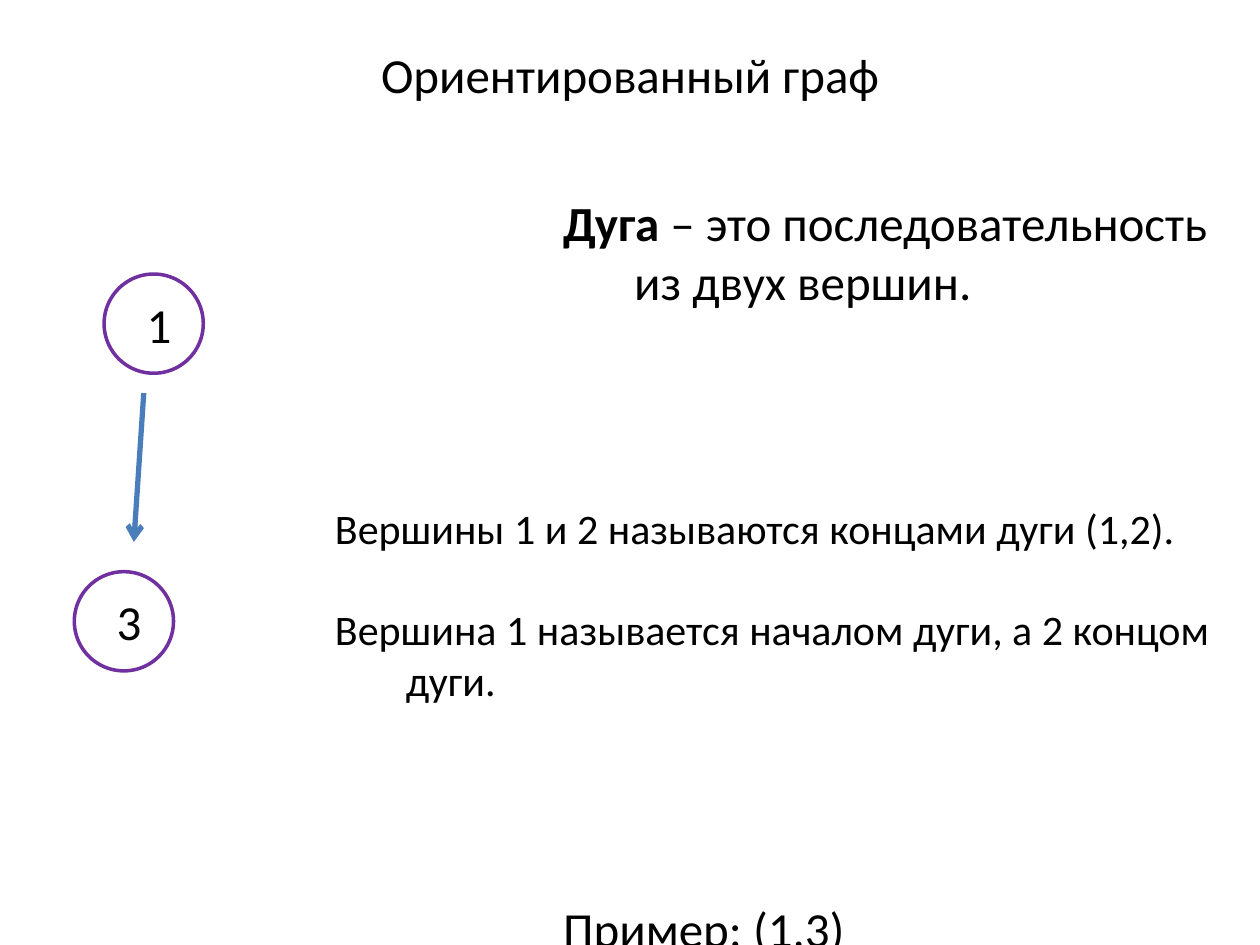
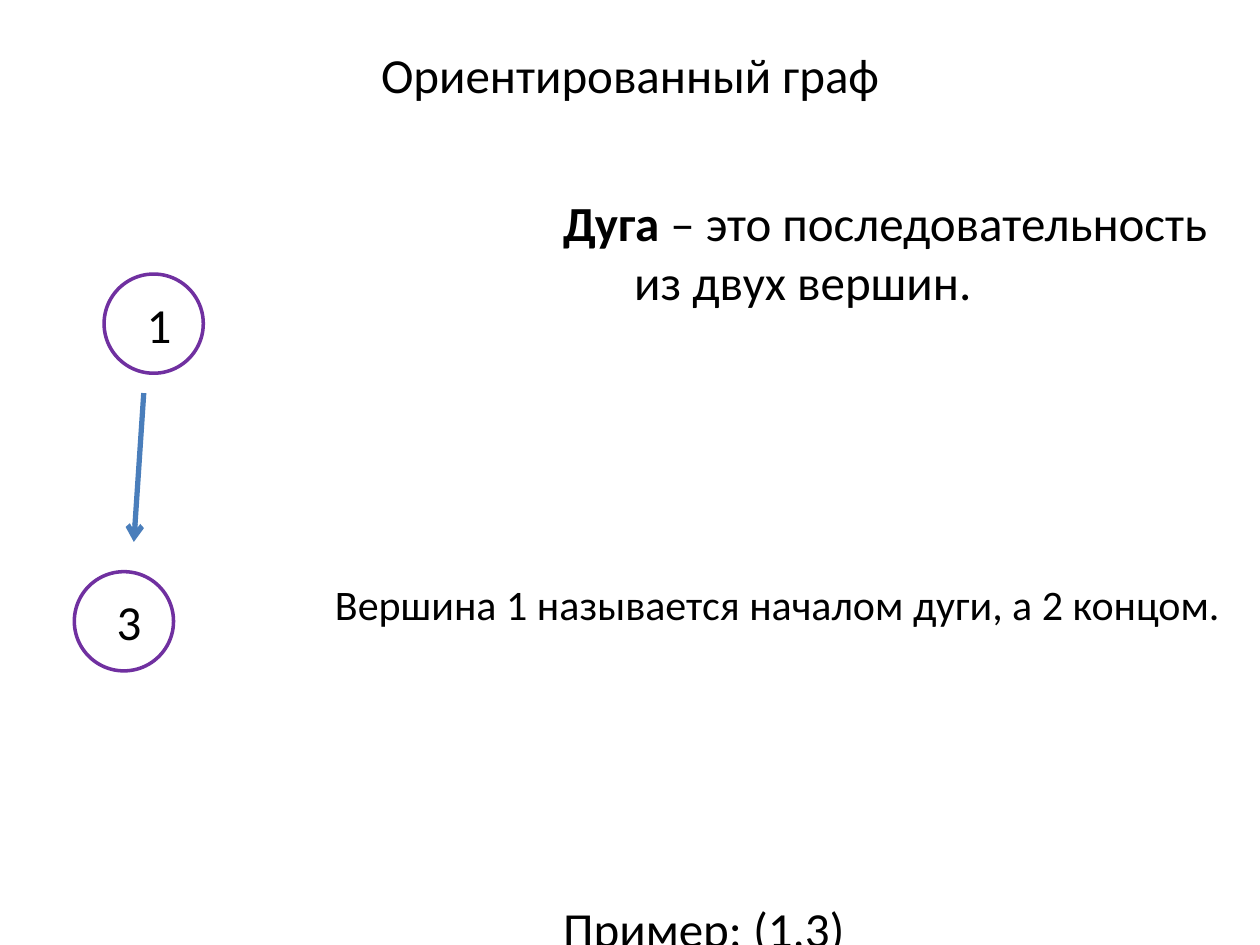
Before and after one commit to SteinbergOB/ANG, a slide deck: slide 35 of Презентации/Лекция 0.pptx (slide 37 before the commit). Drawn at 1260x945 pixels with LibreOffice and Linux fonts; fonts in the diff are those of the drawing. Boxes give left, top, right and bottom in pixels: in the first picture for what was removed or moved away, otherwise in the second. Text is boxed around its words. In the diff, an @@ line names an element or a change of style, - is before the commit and + after.

```diff
--- a/Презентации/Лекция 0.pptx
+++ b/Презентации/Лекция 0.pptx
@@ text at [335, 592, 1220, 627]: text changed @@
-Вершины 1 и 2 называются концами дуги (1,2).
-Вершина 1 называется началом дуги, а 2 концом дуги.
+Вершина 1 называется началом дуги, а 2 концом.
```
Also in this commit, not shown: 19 other slides changed, 2 slides removed.
